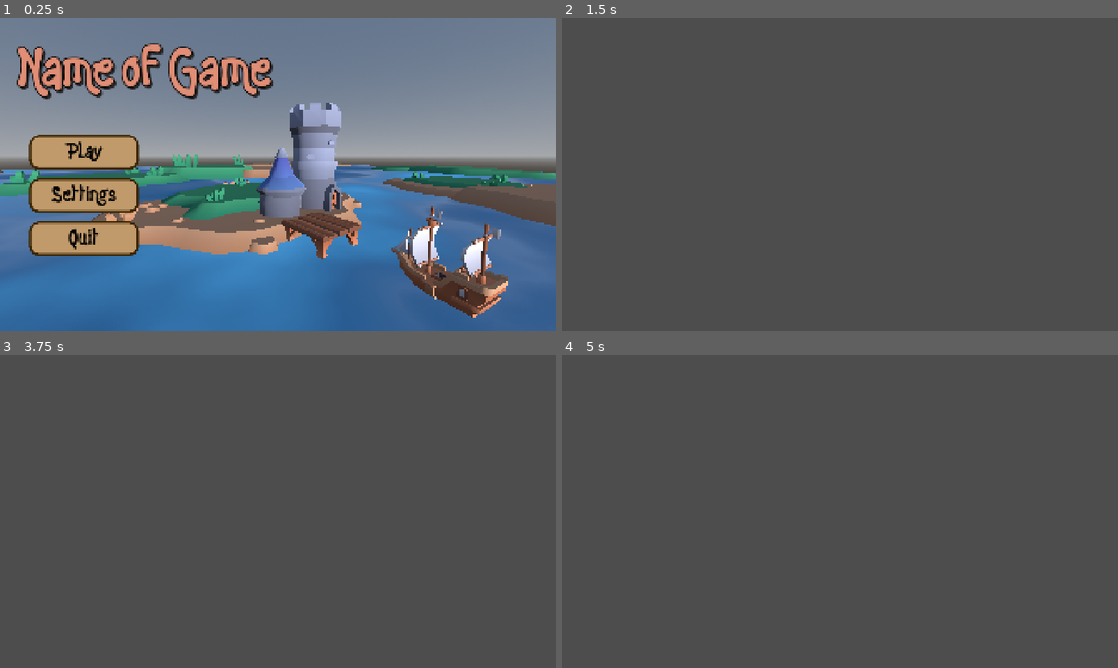
Above: before the commit, frames 1-4 (two rows, left to right).
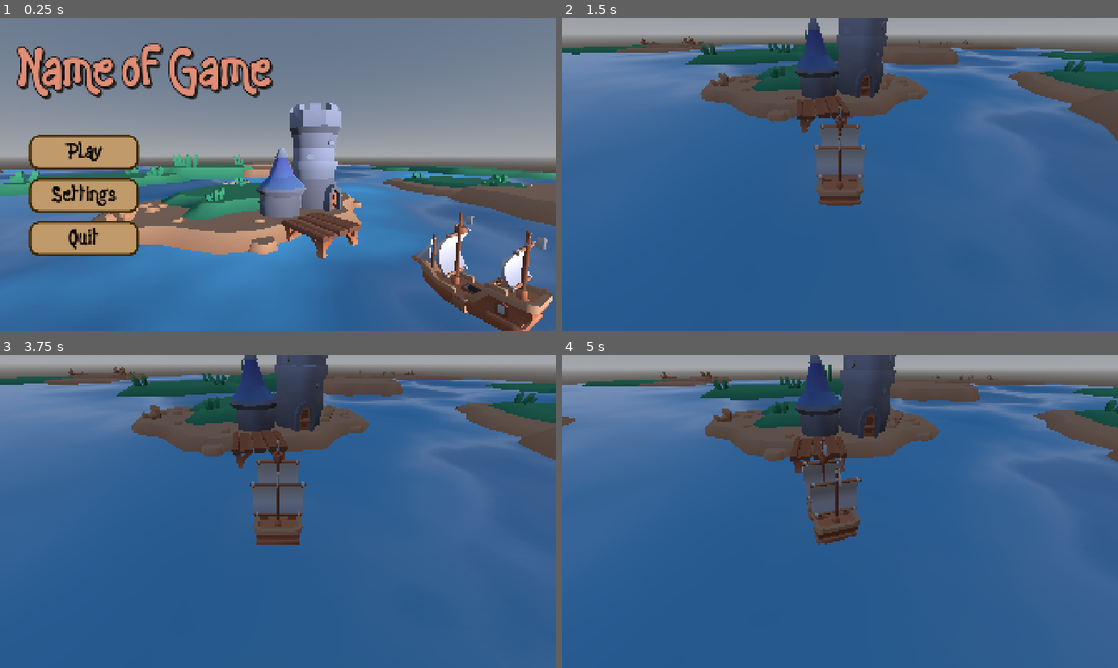
Above: after the commit, the same moments.

Repository: Leleep/stratgame
Game: Godot game, scene res://scenes/main_menu.tscn
The game is run twice, just before and just after one commit, with the same random seed, the same clock (stepped at 60 frames per second) and the same inputs.
Inputs (mouse positions are in pixels of both pictures, inside the frame that each line leads up to):
- Up to frame 1 (0.25 s): no input
- Up to frame 2 (1.5 s): click "Play" at 0.5 s; move the mouse to (962, 158) at 1.27 s; hold D (turn_right, bound only after the commit) from 1.28 s (still down)
- Up to frame 3 (3.75 s): tap Enter at 2, 3.5 s; move the mouse to (166, 527) at 2.02 s; release D (turn_right, bound only after the commit) at 2.03 s; hold A (turn_left, bound only after the commit) 2.03-2.78 s; tap Space at 2.75 s; move the mouse to (333, 442) at 2.77 s; hold D (turn_right, bound only after the commit) 2.78-3.53 s; move the mouse to (250, 574) at 3.52 s; hold W (move_forward, bound only after the commit) from 3.53 s (still down)
- Up to frame 4 (5 s): move the mouse to (1006, 558) at 4.27 s; release W (move_forward, bound only after the commit) at 4.28 s; hold A (turn_left, bound only after the commit) from 4.28 s (still down)

The runs differ from the first frame. In frame 1, 5.2% of the frame differs, in the area x 70-100%, y 60-100%; in frame 2, 92%, in the area x 0-100%, y 0-100%; in frame 3, 92%; in frame 4, 91%.

Commit message:
Movement added

Diff:
--- /dev/null
+++ b/assets/glb_models/ship_player.gd
@@ -0,0 +1,131 @@
+extends Node3D
+
+@export_group("Movement")
+@export var max_speed: float = 12.0
+@export var acceleration: float = 4.0
+@export var drag: float = 2.0
+@export var turn_speed: float = 1.4
+@export var min_turn_factor: float = 0.25
+
+@export_group("Lean")
+@export var max_lean_degrees: float = 12.0  # negative value leans outward instead
+@export var lean_response: float = 5.0      # higher = snappier lean
+
+@export_group("Camera")
+@export var cam_distance: float = 9.0
+@export var cam_height: float = 5.0
+@export var look_height: float = 1.5
+@export var cam_follow_speed: float = 5.0
+@export var cam_fov: float = 70.0
+
+@export_group("Acceleration Zoom")
+@export var zoom_in_distance: float = 2.0   # how much closer the camera gets
+@export var zoom_in_fov: float = 6.0        # how many degrees FOV narrows
+@export var zoom_end_ratio: float = 0.6     # zoom fades out as speed nears this fraction of max
+@export var zoom_response: float = 3.0      # how fast the zoom eases in/out
+
+@export_group("Ship Model")
+@export var model_faces_positive_z: bool = false
+
+var speed: float = 0.0
+var yaw: float = 0.0
+var roll: float = 0.0
+var zoom_kick: float = 0.0
+var steer_input: float = 0.0
+var camera: Camera3D
+
+
+func _ready() -> void:
+	_ensure_input_actions()
+	yaw = rotation.y
+	camera = _find_or_create_camera()
+	camera.top_level = true
+	camera.fov = cam_fov
+	camera.global_position = _desired_cam_position()
+	_aim_camera(1.0)
+
+
+func _physics_process(delta: float) -> void:
+	var throttle := Input.is_action_pressed("move_forward")
+	var speed_ratio := clampf(speed / max_speed, 0.0, 1.0)
+
+	# --- Throttle (forward only) ---
+	if throttle:
+		speed = move_toward(speed, max_speed, acceleration * delta)
+	else:
+		speed = move_toward(speed, 0.0, drag * delta)
+
+	# --- Steering ---
+	steer_input = Input.get_axis("turn_right", "turn_left")
+	var turn_factor := lerpf(min_turn_factor, 1.0, speed_ratio)
+	if speed > 0.05:
+		yaw += steer_input * turn_speed * turn_factor * delta
+
+	# --- Lean (roll into the turn, stronger at higher speed) ---
+	var target_roll := 0.0
+	if speed > 0.05:
+		target_roll = deg_to_rad(max_lean_degrees) * steer_input * speed_ratio
+	roll = lerpf(roll, target_roll, 1.0 - exp(-lean_response * delta))
+
+	# Apply yaw + roll. Roll is about the ship's local Z (its forward axis),
+	# so it never changes the direction the ship travels.
+	rotation = Vector3(0.0, yaw, roll)
+
+	# --- Move ---
+	global_position += _forward() * speed * delta
+
+	# --- Zoom kick target: on while accelerating from a standstill ---
+	var accelerating := throttle and speed_ratio < zoom_end_ratio
+	var target_kick := 1.0 if accelerating else 0.0
+	zoom_kick = lerpf(zoom_kick, target_kick, 1.0 - exp(-zoom_response * delta))
+
+
+func _process(delta: float) -> void:
+	camera.fov = cam_fov - zoom_in_fov * zoom_kick
+
+	var t := 1.0 - exp(-cam_follow_speed * delta)
+	camera.global_position = camera.global_position.lerp(_desired_cam_position(), t)
+	_aim_camera(t)
+
+
+# ---------- Helpers ----------
+
+func _forward() -> Vector3:
+	var f := -global_transform.basis.z
+	return -f if model_faces_positive_z else f
+
+
+func _desired_cam_position() -> Vector3:
+	var dist := cam_distance - zoom_in_distance * zoom_kick
+	return global_position - _forward() * dist + Vector3.UP * cam_height
+
+
+func _aim_camera(t: float) -> void:
+	var target := global_position + Vector3.UP * look_height
+	var desired := camera.global_transform.looking_at(target, Vector3.UP)
+	camera.global_transform = camera.global_transform.interpolate_with(desired, t)
+
+
+func _find_or_create_camera() -> Camera3D:
+	for child in find_children("*", "Camera3D", true, false):
+		return child as Camera3D
+	var cam := Camera3D.new()
+	cam.name = "ChaseCamera"
+	add_child(cam)
+	cam.current = true
+	return cam
+
+
+func _ensure_input_actions() -> void:
+	_add_key_action("move_forward", KEY_W)
+	_add_key_action("turn_left", KEY_A)
+	_add_key_action("turn_right", KEY_D)
+
+
+func _add_key_action(action: String, key: Key) -> void:
+	if InputMap.has_action(action):
+		return
+	InputMap.add_action(action)
+	var ev := InputEventKey.new()
+	ev.physical_keycode = key
+	InputMap.action_add_event(action, ev)
--- a/project.godot
+++ b/project.godot
@@ -25,6 +25,24 @@
 window/stretch/mode="canvas_items"
 window/stretch/aspect="expand"
 
+[input]
+
+move_forward={
+"deadzone": 0.2,
+"events": [Object(InputEventKey,"resource_local_to_scene":false,"resource_name":"","device":-1,"window_id":0,"alt_pressed":false,"shift_pressed":false,"ctrl_pressed":false,"meta_pressed":false,"pressed":false,"keycode":0,"physical_keycode":87,"key_label":0,"unicode":119,"location":0,"echo":false,"script":null)
+]
+}
+turn_left={
+"deadzone": 0.2,
+"events": [Object(InputEventKey,"resource_local_to_scene":false,"resource_name":"","device":-1,"window_id":0,"alt_pressed":false,"shift_pressed":false,"ctrl_pressed":false,"meta_pressed":false,"pressed":false,"keycode":0,"physical_keycode":65,"key_label":0,"unicode":97,"location":0,"echo":false,"script":null)
+]
+}
+turn_right={
+"deadzone": 0.2,
+"events": [Object(InputEventKey,"resource_local_to_scene":false,"resource_name":"","device":-1,"window_id":0,"alt_pressed":false,"shift_pressed":false,"ctrl_pressed":false,"meta_pressed":false,"pressed":false,"keycode":0,"physical_keycode":68,"key_label":0,"unicode":100,"location":0,"echo":false,"script":null)
+]
+}
+
 [physics]
 
 3d/physics_engine="Jolt Physics"
--- a/sea_world.tscn
+++ b/sea_world.tscn
@@ -1,6 +1,7 @@
 [gd_scene format=3 uid="uid://bc72nuxpjjlyg"]
 
 [ext_resource type="PackedScene" uid="uid://bmp1h655lfnnx" path="res://assets/glb_models/ship-medium.glb" id="1_xyru2"]
+[ext_resource type="Script" uid="uid://c47uav5oi5htx" path="res://assets/glb_models/ship_player.gd" id="2_727js"]
 [ext_resource type="PackedScene" uid="uid://pwi41r3172hn" path="res://assets/glb_models/tower-roof.glb" id="2_rko62"]
 [ext_resource type="PackedScene" uid="uid://vx6s7jso2fgh" path="res://assets/glb_models/tower-base.glb" id="3_0xv7f"]
 [ext_resource type="PackedScene" uid="uid://8di7ujrofn4x" path="res://assets/glb_models/patch-grass-foliage.glb" id="4_hgr2b"]
@@ -56,7 +57,17 @@
 surface_material_override/0 = SubResource("StandardMaterial3D_860br")
 
 [node name="ShipPlayer" parent="." unique_id=583563456 instance=ExtResource("1_xyru2")]
-transform = Transform3D(-0.98383313, 0, 0.17908773, 0, 1, 0, -0.17908773, 0, -0.98383313, 0, -0.19490814, 52.44451)
+transform = Transform3D(-0.98383313, 0, 0.17908773, 0, 1, 0, -0.17908773, 0, -0.98383313, -0.058, -0.194, 55)
+script = ExtResource("2_727js")
+cam_distance = 15.0
+cam_height = 15.0
+cam_follow_speed = 2.0
+cam_fov = 90.0
+model_faces_positive_z = true
+
+[node name="CameraRig" type="Node3D" parent="ShipPlayer" unique_id=804065122]
+
+[node name="Camera3D" type="Camera3D" parent="ShipPlayer/CameraRig" unique_id=740675059]
 
 [node name="HomeIsland" type="Node3D" parent="." unique_id=944394492]
 transform = Transform3D(1, 0, 0, 0, 1, 0, 0, 0, 1, 0, 0, 40.839478)
@@ -225,3 +236,5 @@
 
 [node name="WorldEnvironment" type="WorldEnvironment" parent="." unique_id=821425168]
 environment = SubResource("Environment_xvksl")
+
+[editable path="ShipPlayer"]
Not shown, added: assets/glb_models/ship_player.gd.uid
